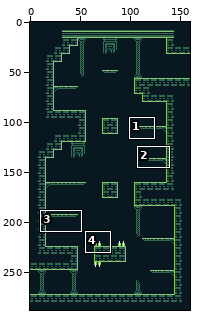
Pixel-art file: AsepriteFiles/Levels/LevelC_1-5.aseprite. The first picture is a wide view before the edit; the outline marks the close-up.
Close-up. As it was:
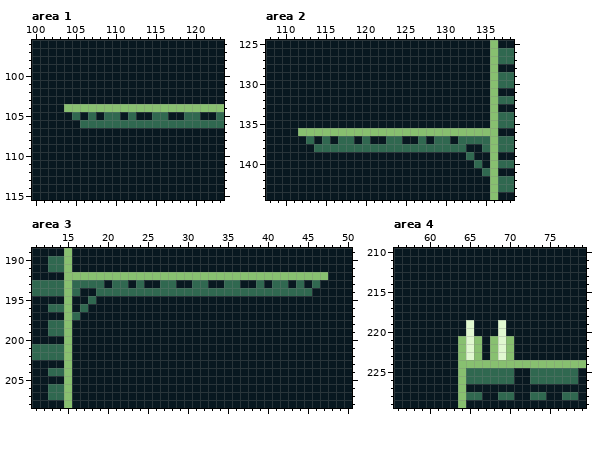
160x288 pixels, 1 frame. Shown: area 1: x 100..123, y 96..115; area 2: x 108..138, y 125..144; area 3: x 11..50, y 189..208; area 4: x 56..79, y 210..229. The commit also changed other parts of the picture, which this record leaves out.
After:
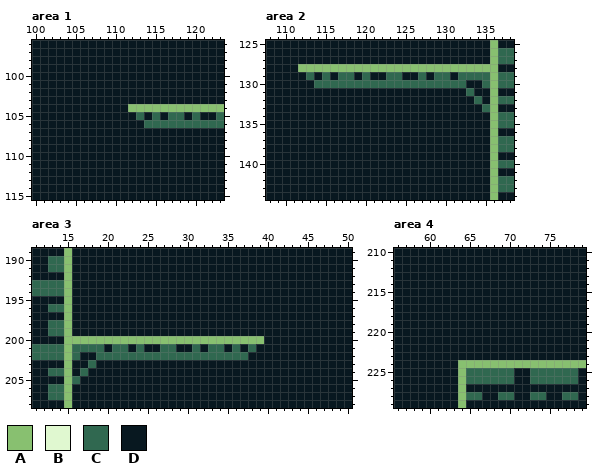
Palette (. is transparent): A #88c070  B #e0f8d0  C #306850  D #081820
The edit:
Area 1:
Colour D becomes colour C in row 105 at x 113 and 117 to 118.
Colour A becomes colour D in row 104 at x 104 to 111.
Colour C becomes colour D in row 105 at x 105, 107, 109 to 110, 112, 116 and 119; in row 106 at x 106 to 113.
Area 2:
Colour D becomes colour A in row 128 at x 112 to 135.
Colour D becomes colour C in row 129 at x 113, 115, 117 to 118, 120, 123 to 124, 127, 129 to 130 and 132 to 135; in row 130 at x 114 to 132 and 135; in row 131 at x 133; in row 132 at x 134; in row 133 at x 135.
Colour A becomes colour D in row 136 at x 112 to 135.
Colour C becomes colour D in row 137 at x 113, 115, 117 to 118, 120, 123 to 124, 127, 129 to 130 and 132 to 135; in row 138 at x 114 to 132 and 135; in row 139 at x 133; in row 140 at x 134; in row 141 at x 135.
Area 3:
Colour D becomes colour A in row 200 at x 16 to 39.
Colour D becomes colour C in row 201 at x 16 to 19, 21 to 22, 24, 27 to 28, 31, 33 to 34, 36 and 38; in row 202 at x 16 and 19 to 37; in row 203 at x 18; in row 204 at x 17; in row 205 at x 16.
Colour A becomes colour D in row 192 at x 16 to 47.
Colour C becomes colour D in row 193 at x 16 to 19, 21 to 22, 24, 27 to 28, 31 to 32, 35 to 36, 39, 41 to 42, 44 and 46; in row 194 at x 16 and 19 to 45; in row 195 at x 18; in row 196 at x 17; in row 197 at x 16.
Area 4:
Colour A becomes colour D in rows 221 to 223 at x 64, 66, 68 and 70.
Colour B becomes colour D in rows 219 to 223 at x 65 and 69.
Where, in picture pixels (left, top, right, bottom), the same in both close-ups:
changed: (64, 104, 192, 128)
changed: (298, 64, 490, 176)
changed: (72, 272, 328, 384)
changed: (458, 320, 514, 360)
